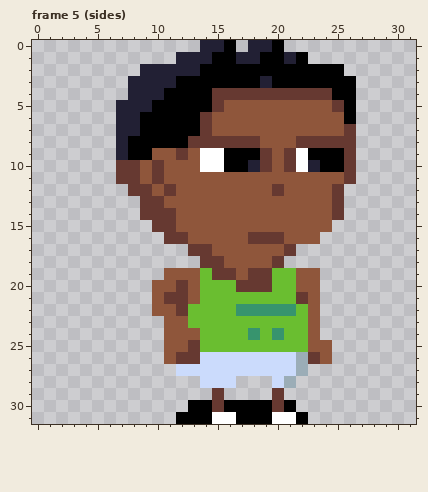
File history of a pixel-art file, sprites/characters/male_2/walking_anims.ase. Above is the file before it was changed.
32x32 pixels, 5 frames. Shown: frame 5 (sides). The commit also changed other frames, which this record leaves out.
And afterwards:
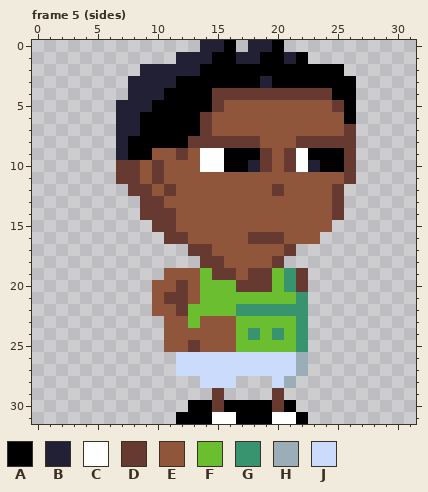
Palette (. is transparent): A #000000  B #222034  C #ffffff  D #663931  E #8f563b  F #6abe30  G #37946e  H #9badb7  J #cbdbfc
Edits made:
Frame 5 (sides):
y 19..20: x 21..23 FEE -> GD.
y 21: x 22..23 DE -> G.
y 22: x 22..23 FE -> G.
y 23..24: x 14..16 FFF -> EEE; x 22..23 FE -> G.
y 25: x 14..16 FFF -> EEE; x 22..24 FEE -> G..
y 26: x 11..13 EDD -> .JJ; x 23..24 DE -> ..
Where, in picture pixels (left, top, right, bottom), the same in both pictures:
changed: (284, 268, 332, 364)
changed: (164, 316, 236, 364)
